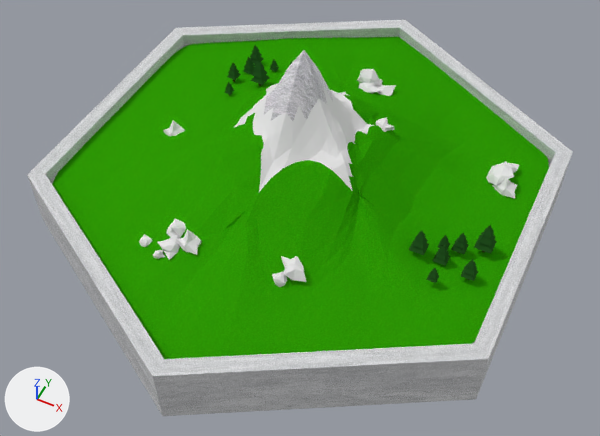
Renders of the Blender file Assets/Art/Models/Blends/MountainJOINED.blend from each side of a commit.
Camera for both pictures: a 50 mm lens placed at (0.964, -1.958, 2.259), pointed at (0.085, -0.199, 0.061). Every picture has the same lights, and +X, +Y and +Z are marked at lower left.
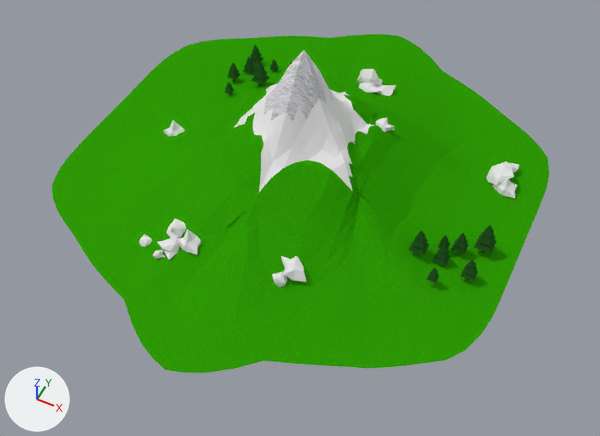
Where the newer file only moved an object's origin or applied its transform, the numbers keep the older frame.

Changed parts and their boxes [x1, y1, x2, y2] in the pictures (600 x 436 px):
'Icosphere.018', reshaped (9% narrower, 14% shorter): before [27, 20, 573, 416]; after [52, 34, 549, 373]
part 1 of me_icosphere_018, deleted: before [27, 20, 573, 416]

The change, as a diff of the scene's bpy script:
```diff
--- a/Assets/Art/Models/Blends/MountainJOINED.blend.py
+++ b/Assets/Art/Models/Blends/MountainJOINED.blend.py
@@ me_icosphere_018 @@
 me_icosphere_018.from_pydata(...)  # 2057 vertices, 2782 faces; spans x -7.3..18.0, y -19.5..5.3, z -9.3..21.8
 # used by ob_icosphere_018; location = (0.659, 0.261, 0.128); rotation_euler = (0.423, 0.307, 4.511), in degrees (24, 18, 258); scale = (0.0766, 0.0766, 0.0382)
+# me_icosphere_018 part 1: the loose piece of 24 vertices spanning x -7.3..18.0, y -19.5..5.3, z -9.3..21.8 is deleted
 me_icosphere_018.materials.append(mat_stone)
@@ me_icosphere_018 @@
 me_icosphere_018.materials.append(mat_snow)
-me_icosphere_018.materials.append(mat_material_001)  # picture img_concrete_texture_jpg
```
